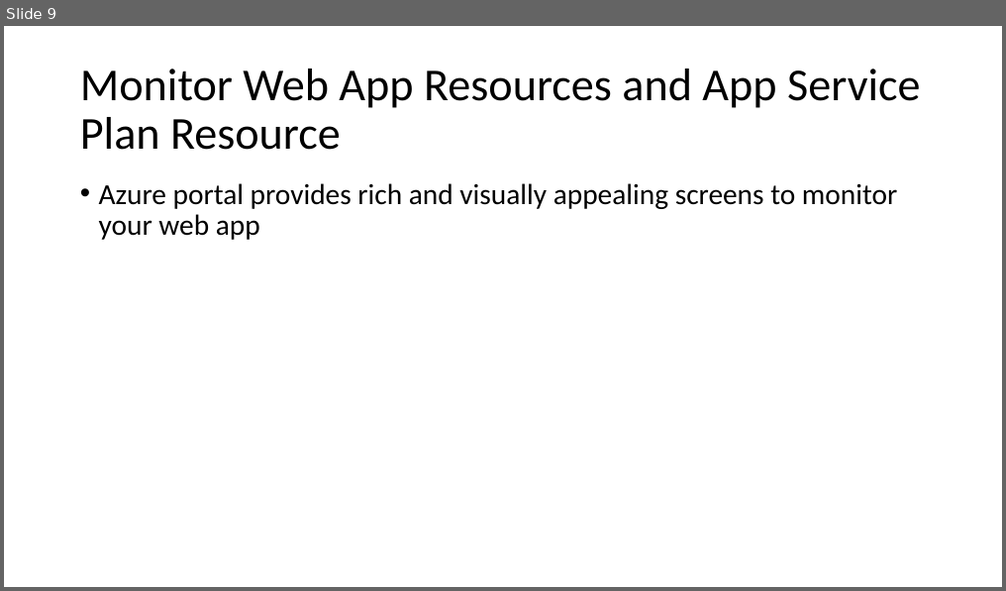
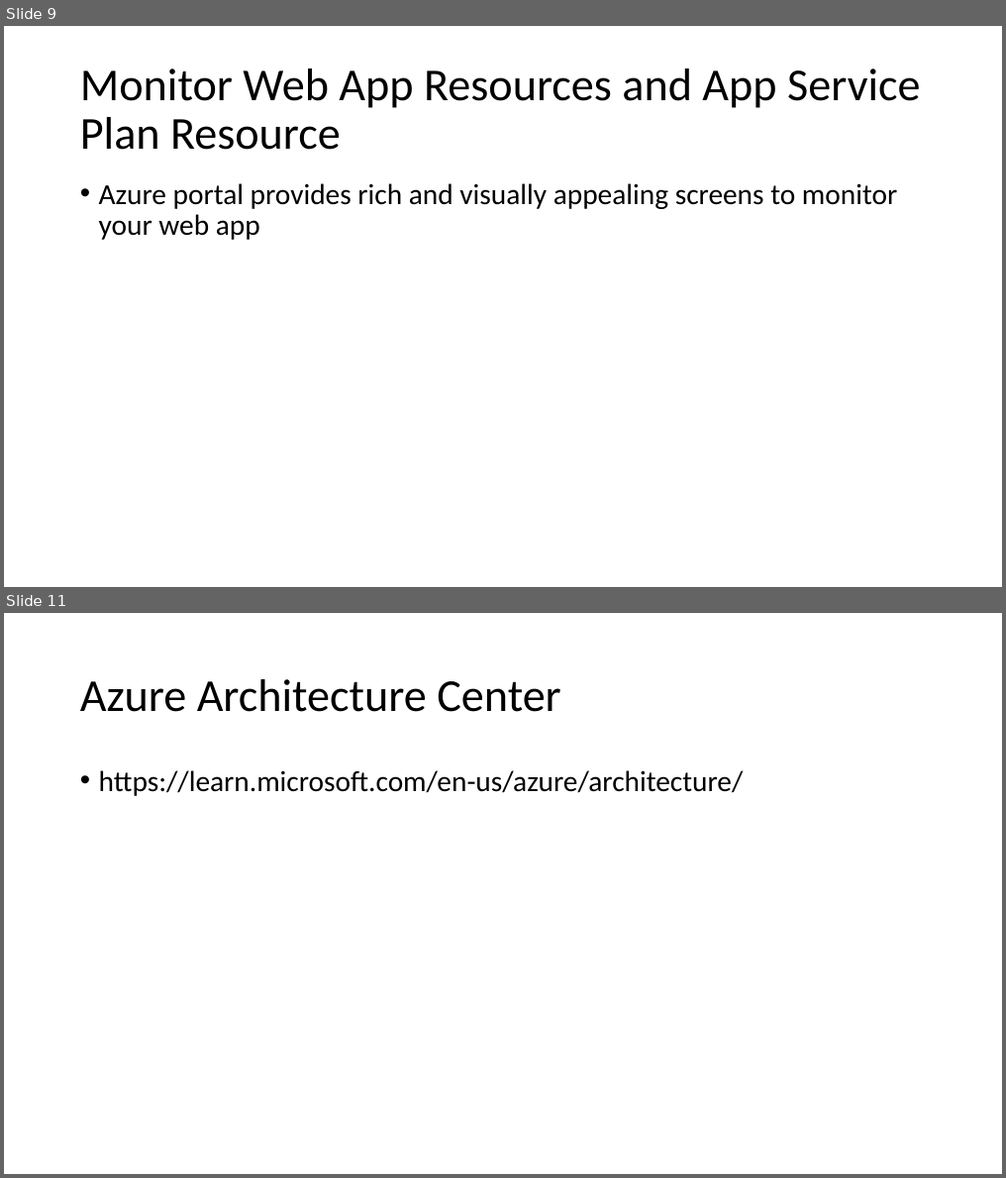
Before and after one commit to ayushrathi15/05May-AZ104, a slide deck: Azure Monitor.pptx. Shown one above the other, each under a label of ours: slide 9 before the commit, slides 9 and 11 after it; the slides between them are not shown. The pictures are 1006x591 and 1006x1178 pixels, drawn with LibreOffice and Linux fonts; fonts in the diff are those of the drawing. Boxes give left, top, right and bottom in pixels: in the first picture for what was removed or moved away, otherwise in the second. Text is boxed around its words. In the diff, an @@ line names an element or a change of style, - is before the commit and + after.

```diff
--- a/Azure Monitor.pptx
+++ b/Azure Monitor.pptx
@@ slide 11 added at box(4, 613, 1002, 1174), background #FFFFFF @@
@@ title added at box(80, 679, 561, 712), 44 pt, text #000000 @@
+Azure Architecture Center
@@ text added at box(99, 770, 744, 796), 28 pt, text #000000 @@
+• https://learn.microsoft.com/en-us/azure/architecture/
```
Also in this commit, not shown: 1 other slide added.
